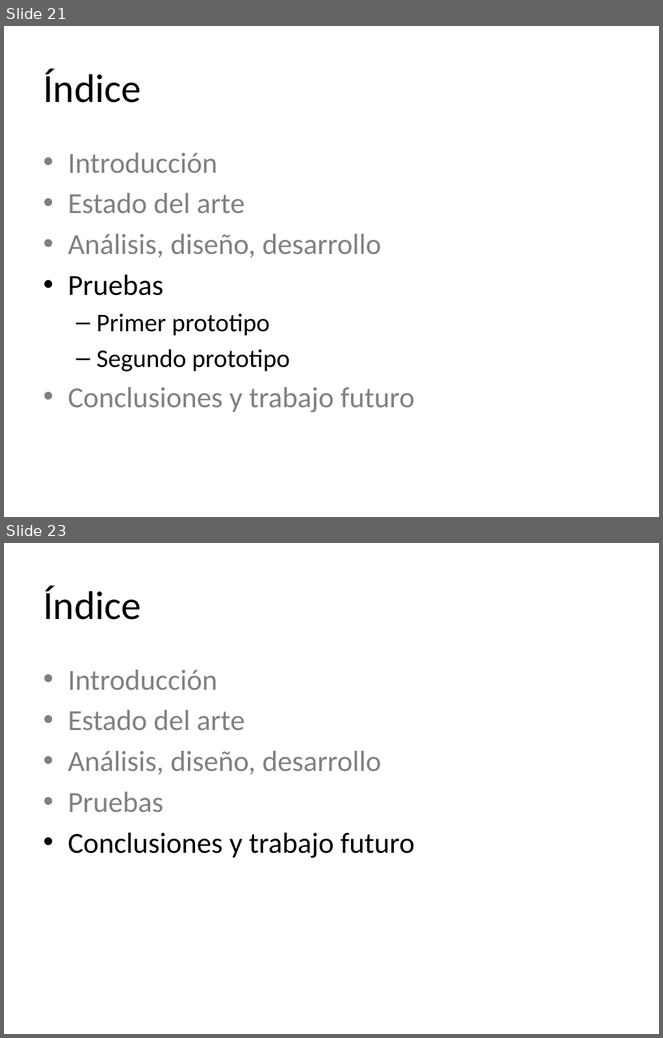
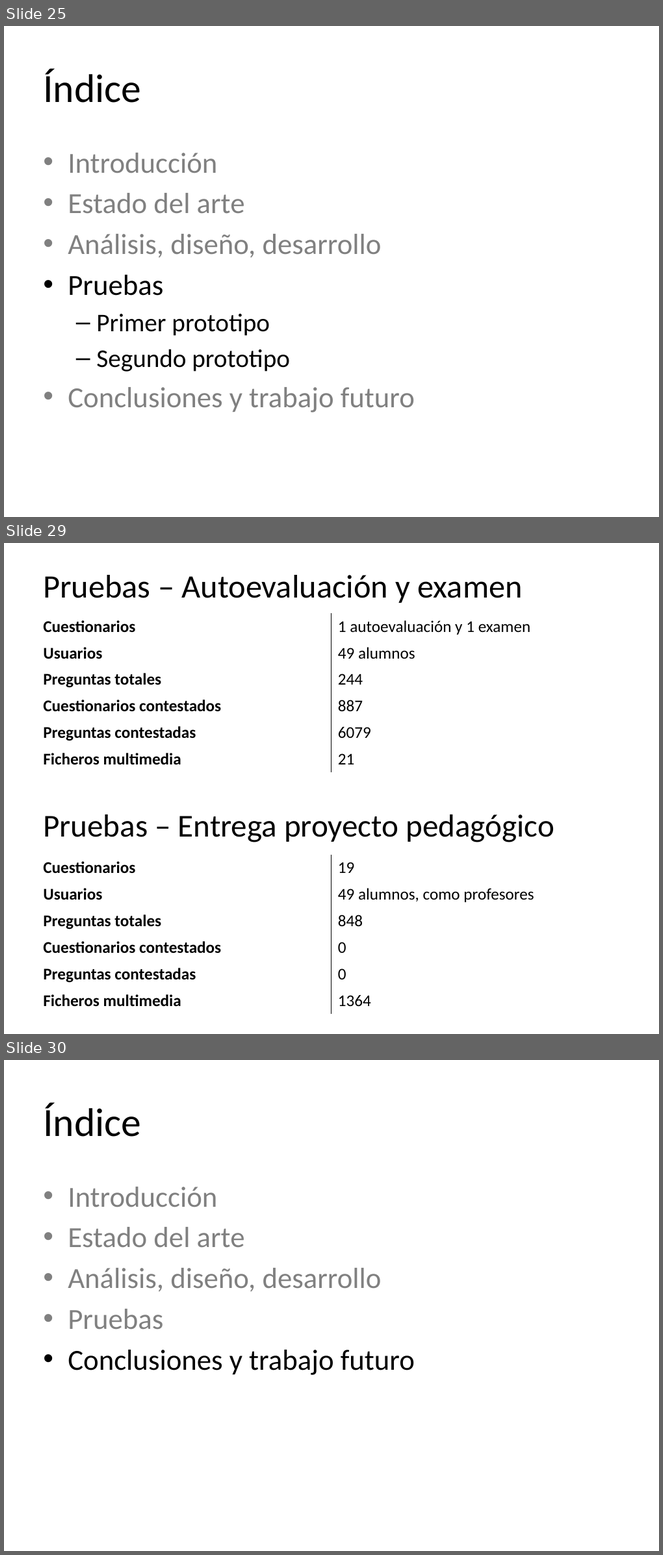
Before and after one commit to molins/TFG, a slide deck: presentacion/TFG.pptx. Shown one above the other, each under a label of ours: slides 21 and 23 before the commit, slides 25, 29 and 30 after it; the slides between them are not shown. The pictures are 663x1038 and 663x1555 pixels, drawn with LibreOffice and Linux fonts; fonts in the diff are those of the drawing. Boxes give left, top, right and bottom in pixels: in the first picture for what was removed or moved away, otherwise in the second. Text is boxed around its words. In the diff, an @@ line names an element or a change of style, - is before the commit and + after.

```diff
--- a/presentacion/TFG.pptx
+++ b/presentacion/TFG.pptx
@@ slide 29 added at <box>4,543,659,1034</box>, background #FFFFFF @@
@@ title added at <box>43,575,523,603</box>, 36 pt, text #000000 @@
+Pruebas – Autoevaluación y examen
@@ table added at <box>36,613,627,772</box>, 6 rows, 2 columns @@
+Cuestionarios | 1 autoevaluación y 1 examen
+Usuarios | 49 alumnos
+Preguntas totales | 244
+Cuestionarios contestados | 887
+Preguntas contestadas | 6079
+Ficheros multimedia | 21
@@ text added at <box>43,815,555,843</box>, 35.1 pt, text #000000 @@
+Pruebas – Entrega proyecto pedagógico
@@ table added at <box>36,855,627,1014</box>, 6 rows, 2 columns @@
+Cuestionarios | 19
+Usuarios | 49 alumnos, como profesores
+Preguntas totales | 848
+Cuestionarios contestados | 0
+Preguntas contestadas | 0
+Ficheros multimedia | 1364
@@ what was slide 21 is now slide 25 @@
@@ what was slide 23 is now slide 30 @@
```
Also in this commit, not shown: 4 slides changed, 12 other slides added, 5 slides removed.
